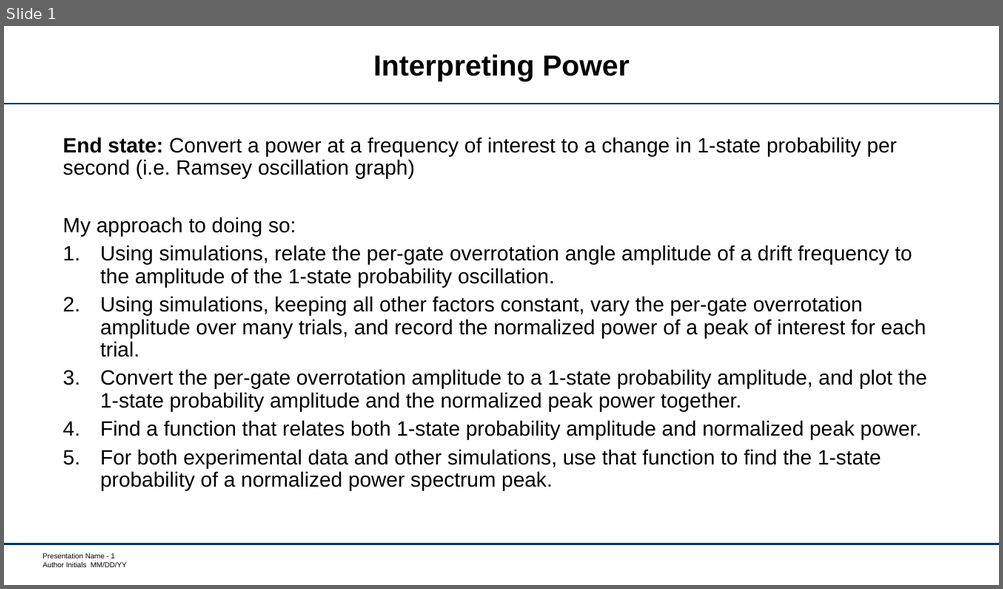
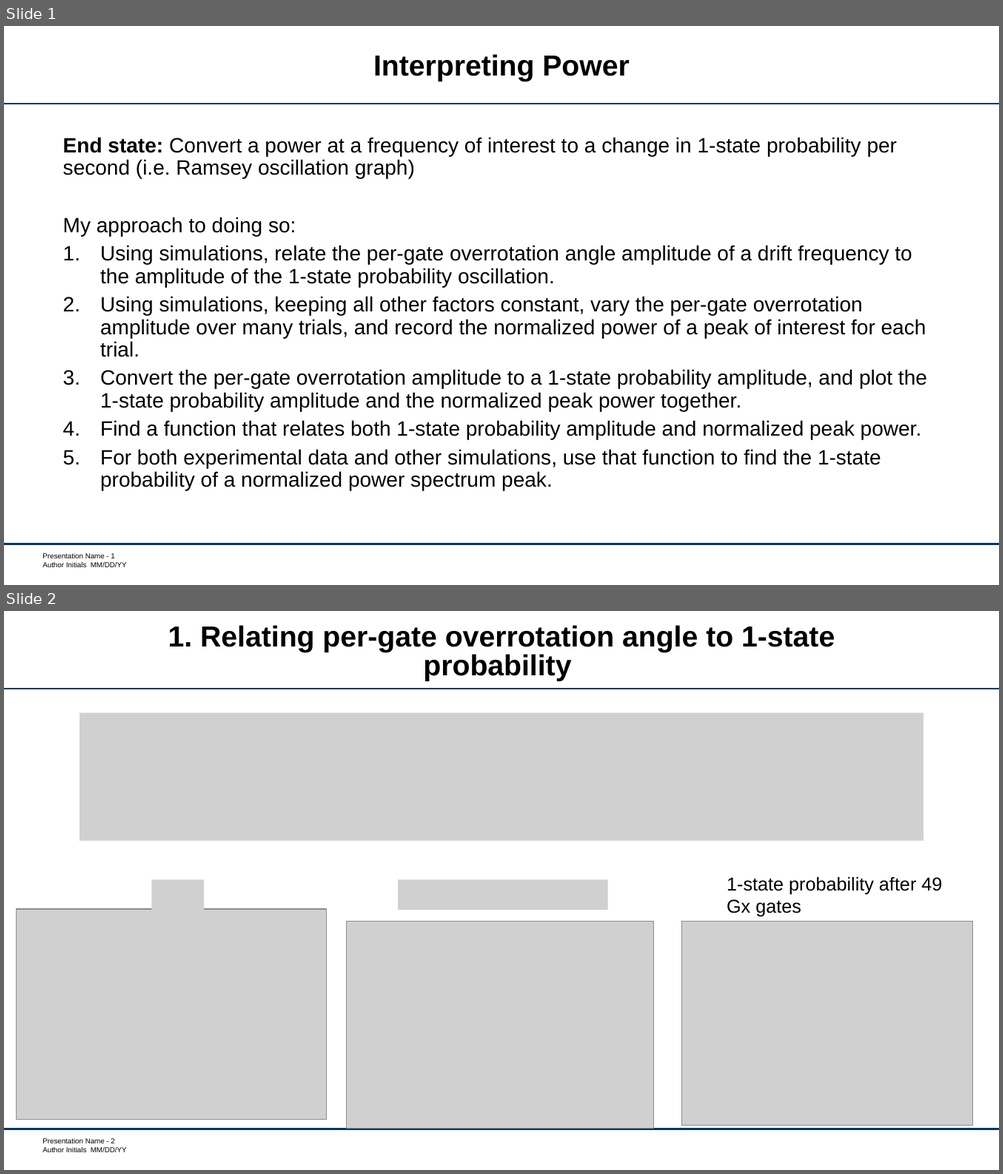
Before and after one commit to garretts-hub/GST_Work, a slide deck: 2018_09_04DriftUpdate.pptx. Shown one above the other, each under a label of ours: slide 1 before the commit, slides 1 and 2 after it. The pictures are 1003x589 and 1003x1174 pixels, drawn with LibreOffice and Linux fonts; fonts in the diff are those of the drawing; grey boxes stand for pictures; background and template pictures are left out. Boxes give left, top, right and bottom in pixels: in the first picture for what was removed or moved away, otherwise in the second. Text is boxed around its words. In the diff, an @@ line names an element or a change of style, - is before the commit and + after.

```diff
--- a/2018_09_04DriftUpdate.pptx
+++ b/2018_09_04DriftUpdate.pptx
@@ slide 2 added at box(4, 611, 999, 1170), background #FFFFFF; not listed: 3 template elements that a slide beside it also shows @@
@@ title added at box(168, 625, 834, 681), 28 pt, text #000000, bold @@
+1. Relating per-gate overrotation angle to 1-state probability
@@ picture added at box(79, 713, 922, 841) @@
@@ text added at box(726, 877, 942, 917), 18 pt, text #000000 @@
+1-state probability after 49 Gx gates
@@ picture added at box(152, 880, 204, 910) @@
@@ picture added at box(398, 880, 608, 910) @@
@@ picture added at box(17, 909, 327, 1121) @@
@@ picture added at box(347, 921, 653, 1129) @@
@@ picture added at box(681, 921, 972, 1126) @@
```
Also in this commit, not shown: 6 other slides added, 2 slides removed, 8 other files.
